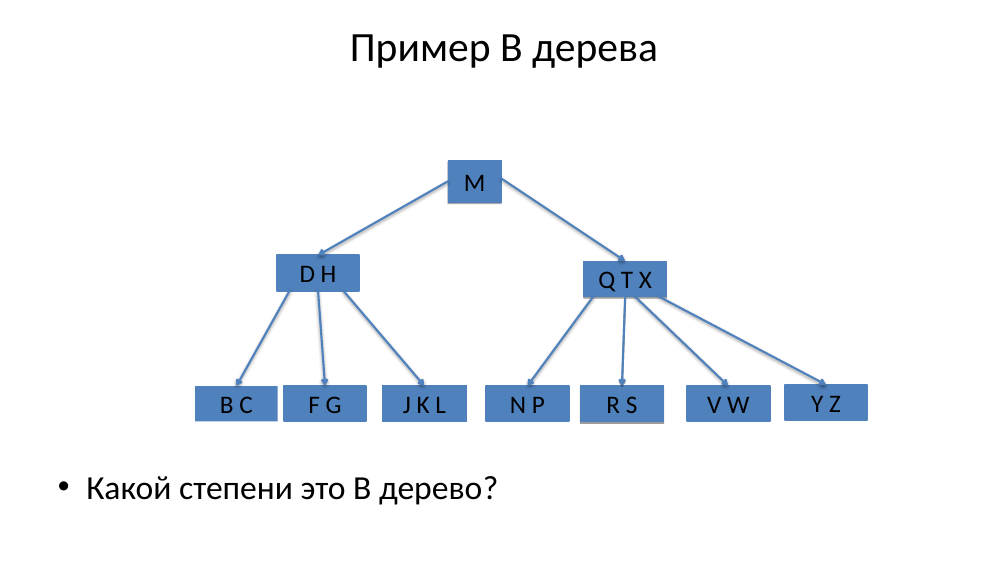
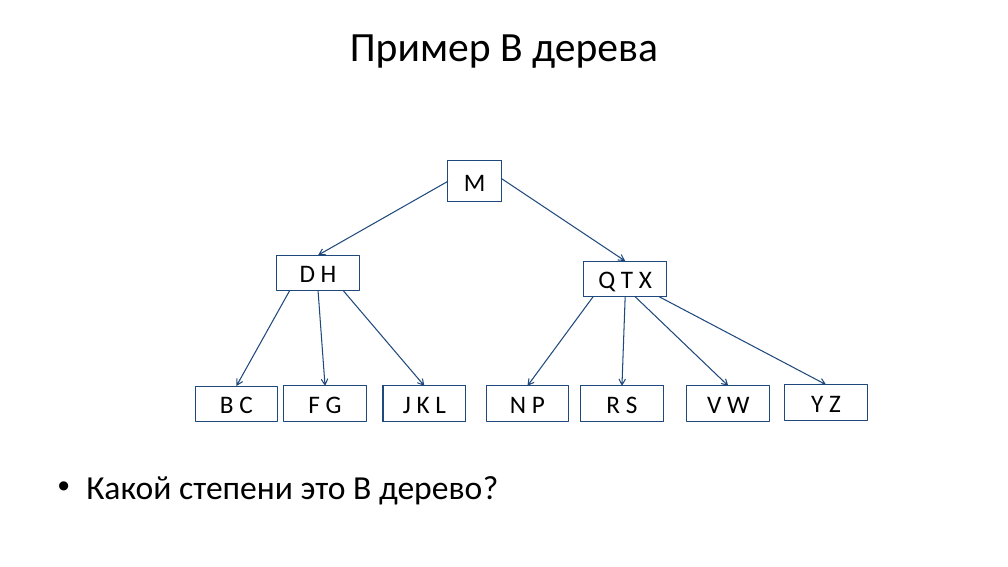
Before and after one commit to Evgueni-Petrov-aka-espetrov/Algorithms-and-Programming-in-C-pptx, a slide deck: slide 5 of 19 Б и КЧ деревья.pptx. Drawn at 1008x567 pixels with LibreOffice and Linux fonts; fonts in the diff are those of the drawing. Boxes give left, top, right and bottom in pixels: in the first picture for what was removed or moved away, otherwise in the second. Text is boxed around its words. In the diff, an @@ line names an element or a change of style, - is before the commit and + after.

```diff
--- a/19 Б и КЧ деревья.pptx
+++ b/19 Б и КЧ деревья.pptx
@@ rectangle "M" at <box>448,161,501,203</box>: fill #4F81BD to none; outline #4F81BD 0.75 pt to #1F497D 1 pt; shadow off @@
@@ arrow (501, 178) - (625, 261): stroke #4F81BD 2 pt to #1F497D 1 pt @@
@@ arrow (448, 181) - (318, 256): stroke #4F81BD 2 pt to #1F497D 1 pt @@
@@ rectangle "Q T X" at <box>584,261,666,296</box>: fill #4F81BD to none; outline #4F81BD 0.75 pt to #1F497D 1 pt; shadow off @@
@@ arrow (290, 290) - (237, 386): stroke #4F81BD 2 pt to #1F497D 1 pt @@
@@ arrow (318, 290) - (325, 386): stroke #4F81BD 2 pt to #1F497D 1 pt @@
@@ arrow (343, 290) - (424, 386): stroke #4F81BD 2 pt to #1F497D 1 pt @@
@@ arrow (594, 296) - (528, 386): stroke #4F81BD 2 pt to #1F497D 1 pt @@
@@ arrow (625, 296) - (622, 386): stroke #4F81BD 2 pt to #1F497D 1 pt @@
@@ arrow (635, 296) - (728, 386): stroke #4F81BD 2 pt to #1F497D 1 pt @@
@@ arrow (659, 296) - (827, 385): stroke #4F81BD 2 pt to #1F497D 1 pt @@
@@ rectangle "B C" at <box>195,386,278,422</box>: fill #4F81BD to none; outline none to #1F497D 1 pt @@
@@ rectangle "R S" at <box>581,386,663,421</box>: fill #4F81BD to none; outline #4F81BD 1.5 pt to #1F497D 1 pt; shadow off @@
@@ fill #4F81BD to none; outline #4F81BD 2 pt to #1F497D 1 pt in 6 elements at <box>277,256,359,291</box>, <box>284,386,366,421</box>, <box>486,386,569,421</box>, <box>383,386,466,421</box>, <box>687,386,770,421</box>, <box>785,385,867,420</box> @@
```
Also in this commit, not shown: 12 other slides changed, 2 slides removed.
